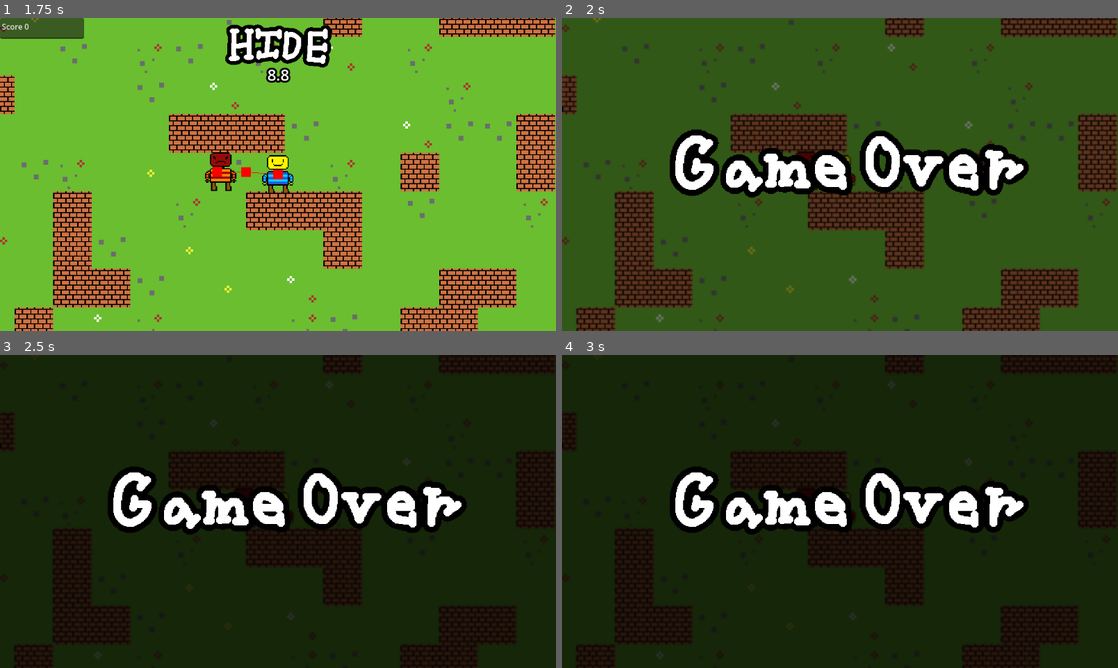
Above: before the commit, frames 1-4 (two rows, left to right).
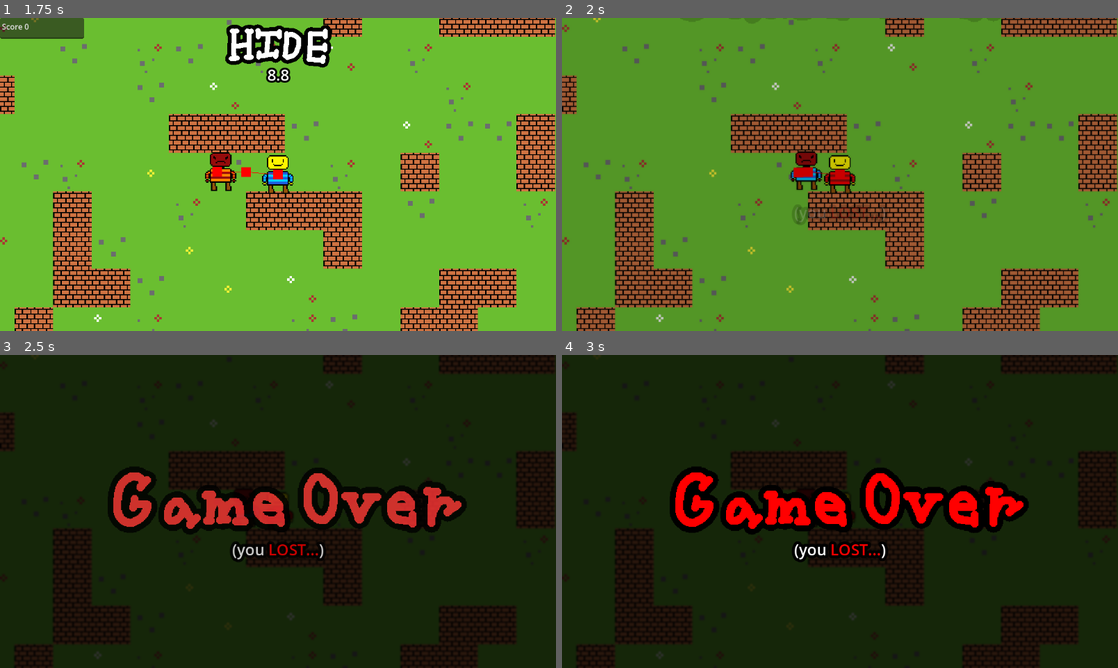
Above: after the commit, the same moments.

Repository: LegoMaster7001/fargo-game-jam-2025
Game: Godot game, scene res://Scenes/main_menu.tscn
Two runs of this game, one before a commit and one after it. Both use one fixed random seed, a clock stepped at 60 frames per second and the inputs below.
Inputs:
- Up to frame 1 (1.75 s): tap Enter at 0.5 s; hold Right (ui_right) 0.53-1.28 s; hold Space (call_groundies) 0.53-1.28 s; hold Down (ui_down) from 1.28 s (still down); tap E at 1.35 s
- Up to frame 2 (2 s): keep holding Down (ui_down)
- Up to frame 3 (2.5 s): release Down (ui_down) at 2.03 s; hold Right (ui_right) from 2.03 s (still down); hold Space (call_groundies) from 2.03 s (still down)
- Up to frame 4 (3 s): release Right (ui_right) at 2.78 s; release Space (call_groundies) at 2.78 s; hold Up (ui_up) from 2.78 s (still down); tap E at 2.85 s

Frame 1 is identical in both runs. In frame 2, 94% of the frame differs, in the area x 0-100%, y 0-100%; in frame 3, 4.4%; in frame 4, 4.5%.

Commit message:
add clarification text, animate title color based on win/loss

Diff:
--- a/Scenes/game_over.tscn
+++ b/Scenes/game_over.tscn
@@ -4,7 +4,7 @@
 [ext_resource type="Material" uid="uid://djyvahvhc5tkg" path="res://blur_material.tres" id="1_eoghk"]
 [ext_resource type="Texture2D" uid="uid://hfqtv16iyji3" path="res://Images/text/Game_over_text_outlined.png" id="2_ek8ke"]
 
-[node name="GameOver" type="Control" node_paths=PackedStringArray("overlay")]
+[node name="GameOver" type="Control" node_paths=PackedStringArray("overlay", "title", "victory_label")]
 process_mode = 3
 layout_mode = 3
 anchors_preset = 15
@@ -14,6 +14,8 @@
 grow_vertical = 2
 script = ExtResource("1_ek8ke")
 overlay = NodePath("ColorRect")
+title = NodePath("TextureRect")
+victory_label = NodePath("RichTextLabel")
 
 [node name="ColorRect" type="ColorRect" parent="."]
 material = ExtResource("1_eoghk")
@@ -40,3 +42,23 @@
 scale = Vector2(1.5, 1.5)
 pivot_offset = Vector2(271, 79)
 texture = ExtResource("2_ek8ke")
+
+[node name="RichTextLabel" type="RichTextLabel" parent="."]
+layout_mode = 1
+anchors_preset = 8
+anchor_left = 0.5
+anchor_top = 0.5
+anchor_right = 0.5
+anchor_bottom = 0.5
+offset_left = -287.25
+offset_top = 56.0
+offset_right = 287.25
+offset_bottom = 199.0
+grow_horizontal = 2
+grow_vertical = 2
+theme_override_colors/font_outline_color = Color(0, 0, 0, 1)
+theme_override_constants/outline_size = 24
+theme_override_font_sizes/normal_font_size = 32
+bbcode_enabled = true
+text = "(you lost)"
+horizontal_alignment = 1
--- a/Scripts/game_over_screen.gd
+++ b/Scripts/game_over_screen.gd
@@ -1,12 +1,30 @@
 class_name GameOverScreen
 extends Control
 
+const WIN_TEXT := "(you [color=green]WON![/color])"
+const LOSE_TEXT := "(you [color=red]LOST...[/color])"
+
 @export var overlay: ColorRect
+@export var title: Control
+@export var victory_label: RichTextLabel
+
+@onready var _title_initial_pos := title.position
 
 func animate():
+	victory_label.text = WIN_TEXT if Global.score > 0 else LOSE_TEXT
+
 	var tween = create_tween().set_parallel(true)
-	tween.tween_method(set_mix_amount, 0.0, 0.8, 0.2)
-	tween.tween_method(set_blur_amount, 0.0, 1, 0.2)
+
+	tween.tween_method(set_mix_amount, 0.0, 0.8, 0.5)
+	tween.tween_method(set_blur_amount, 0.0, 1, 0.5)
+
+	var title_color := Color.GREEN if Global.score > 0 else Color.RED
+	var title_start_pos := _title_initial_pos + Vector2(0, -get_viewport_rect().size.y)
+	tween.tween_property(title, "position", _title_initial_pos, 0.3).from(title_start_pos)
+	tween.tween_property(title, "modulate", title_color, 0.8).from(Color.TRANSPARENT)
+
+	tween.tween_property(victory_label, "modulate", Color.WHITE, 0.8).from(Color.TRANSPARENT)
+
 	tween.play()
 
 # chopped but its chill
